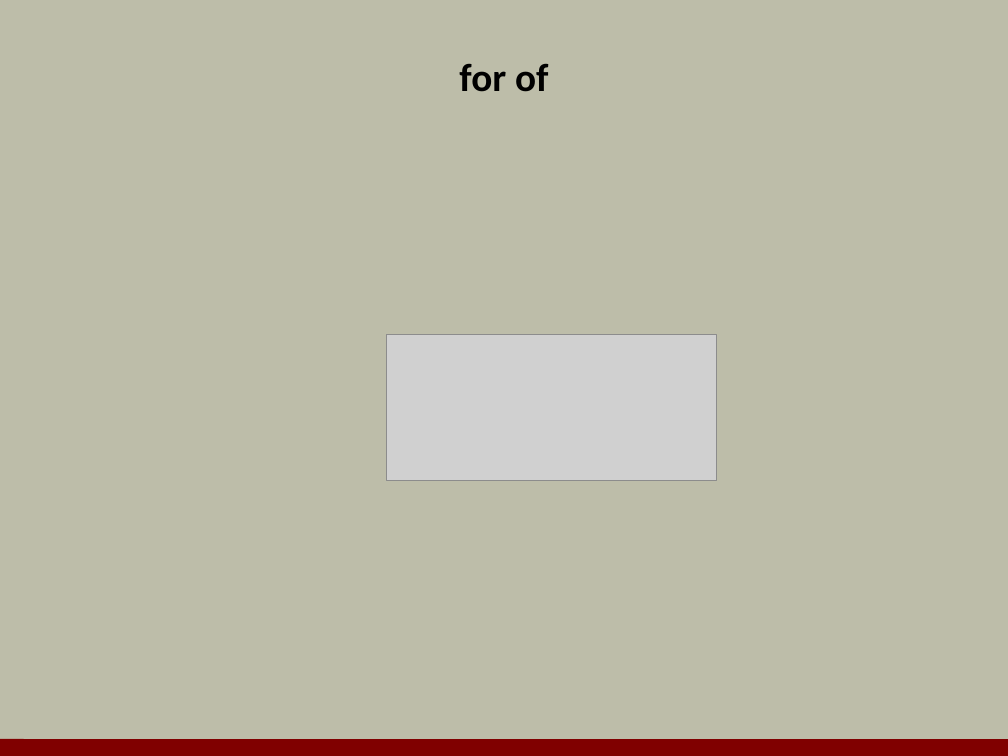
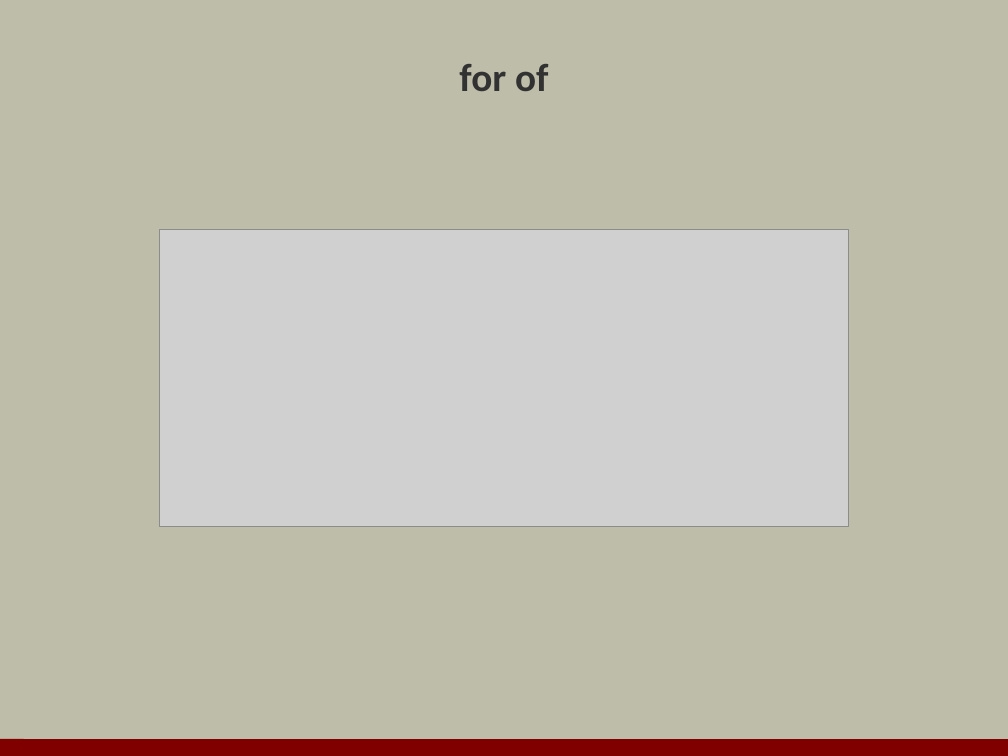
Before and after one commit to OdeToCode/classes, a slide deck: slide 30 of angularjs/slides/11_es6.pptx (slide 22 before the commit). Drawn at 1008x756 pixels with LibreOffice and Linux fonts; fonts in the diff are those of the drawing; grey boxes stand for pictures; background and template pictures are left out. Boxes give left, top, right and bottom in pixels: in the first picture for what was removed or moved away, otherwise in the second. Text is boxed around its words. In the diff, an @@ line names an element or a change of style, - is before the commit and + after.

```diff
--- a/angularjs/slides/11_es6.pptx
+++ b/angularjs/slides/11_es6.pptx
@@ title "for of" at <box>459,64,548,91</box>: text colour #000000 to #323232 @@
@@ picture added at <box>159,230,848,527</box> @@
@@ picture removed at <box>386,335,716,481</box> @@
```
Also in this commit, not shown: 9 other slides changed, 39 slides added, 24 slides removed.
